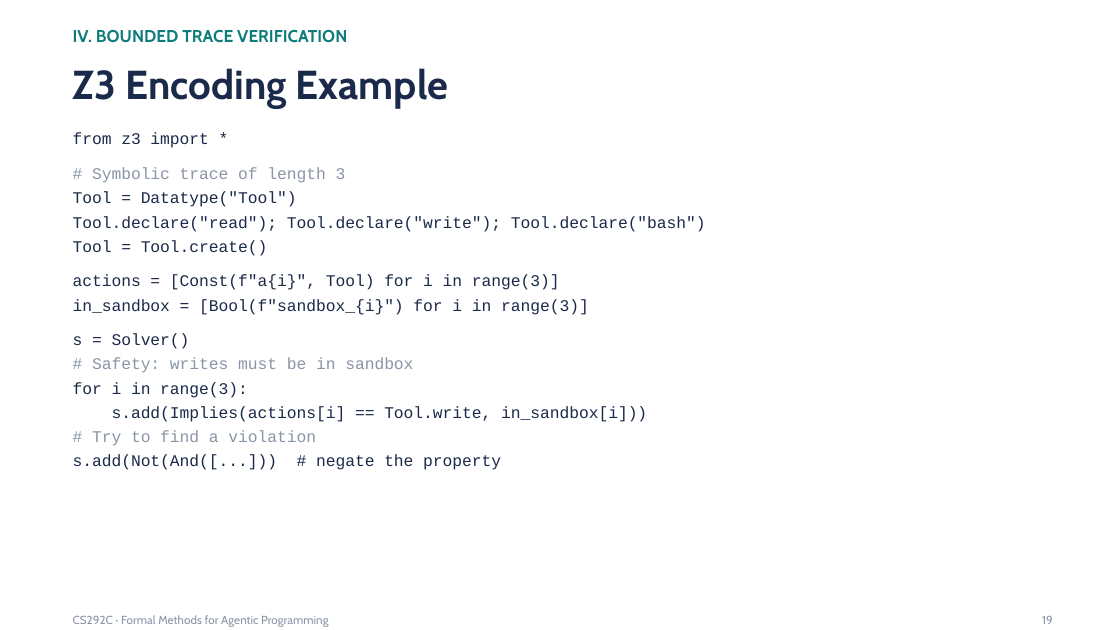
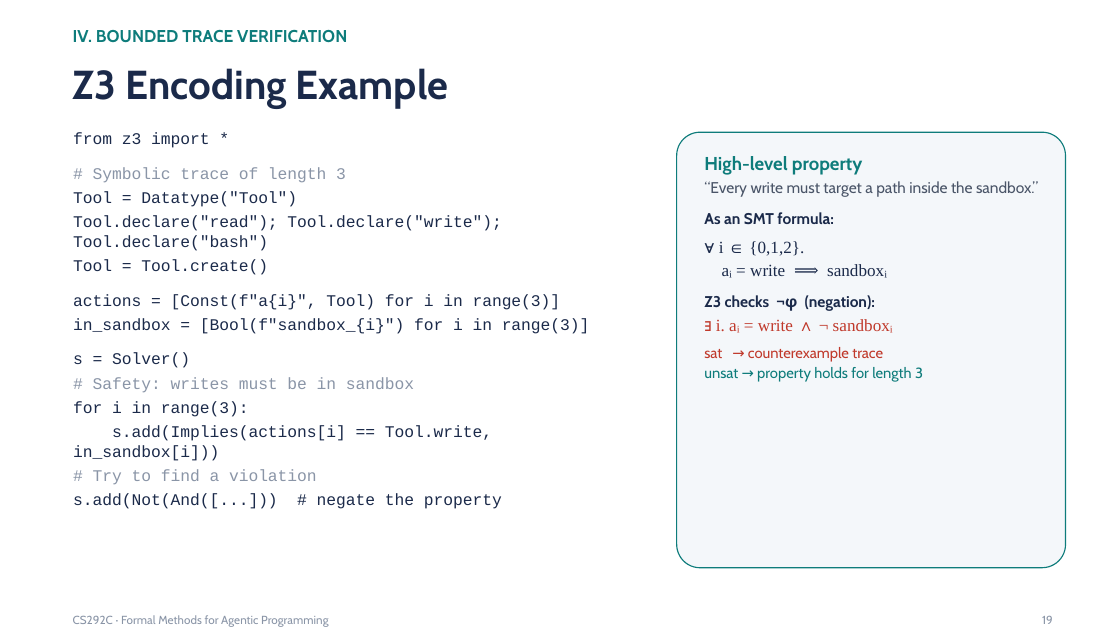
Before and after one commit to fredfeng/CS292C, a slide deck: slide 19 of lectures/lecture10.pptx. Drawn at 1120x630 pixels with LibreOffice and Linux fonts; fonts in the diff are those of the drawing. Boxes give left, top, right and bottom in pixels: in the first picture for what was removed or moved away, otherwise in the second. Text is boxed around its words. In the diff, an @@ line names an element or a change of style, - is before the commit and + after.

```diff
--- a/lectures/lecture10.pptx
+++ b/lectures/lecture10.pptx
@@ text "from z3 import *" rewrapped from (73,132,706,470) to (73,132,590,509) @@
@@ rounded rectangle added at (676,132,1065,568), fill #F4F7FA, outline #0E7C7B 0.75 pt @@
@@ text added at (704,156,1038,382), 10 pt, text #1B2A4A @@
+High-level property
+“Every write must target a path inside the sandbox.”
+As an SMT formula:
+∀ i ∈ {0,1,2}.
+aᵢ = write ⟹ sandboxᵢ
+Z3 checks ¬φ (negation):
+∃ i. aᵢ = write ∧ ¬ sandboxᵢ
+sat → counterexample trace
+unsat → property holds for length 3
```
Also in this commit, not shown: 5 other slides changed, 3 other files.
